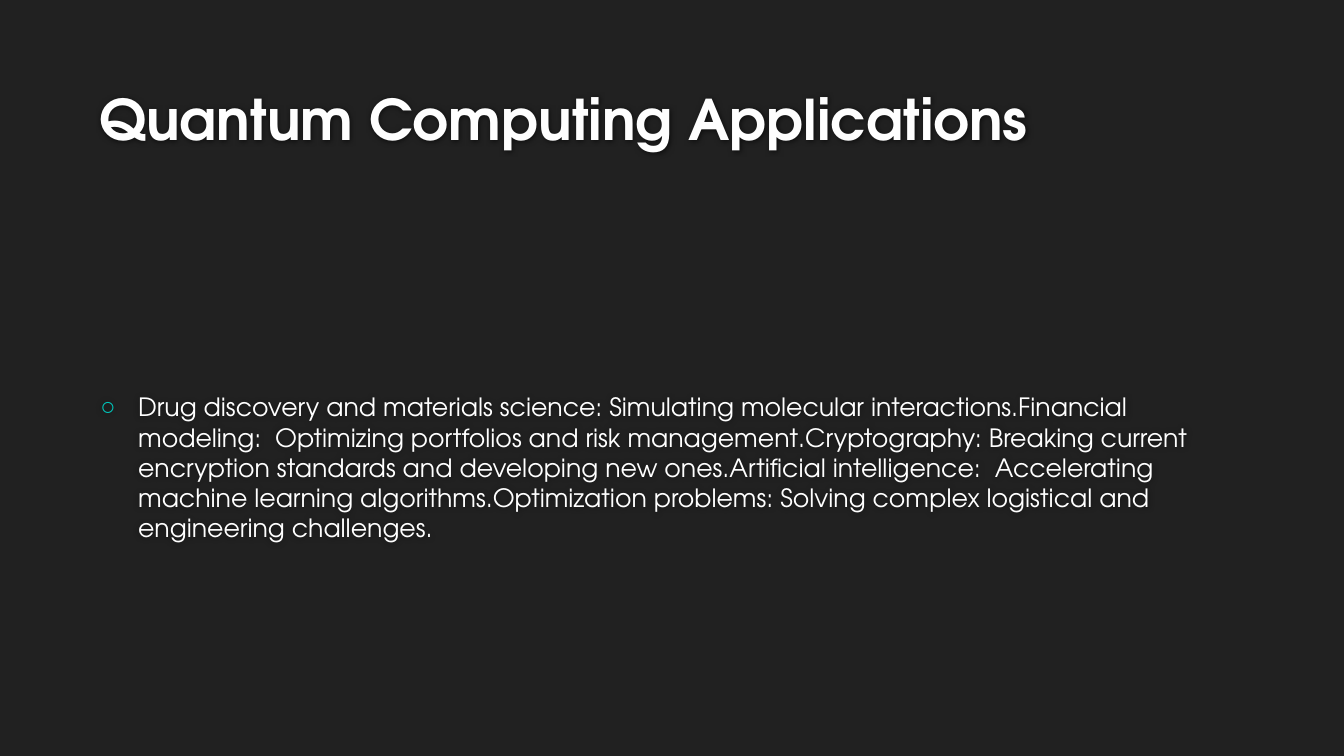
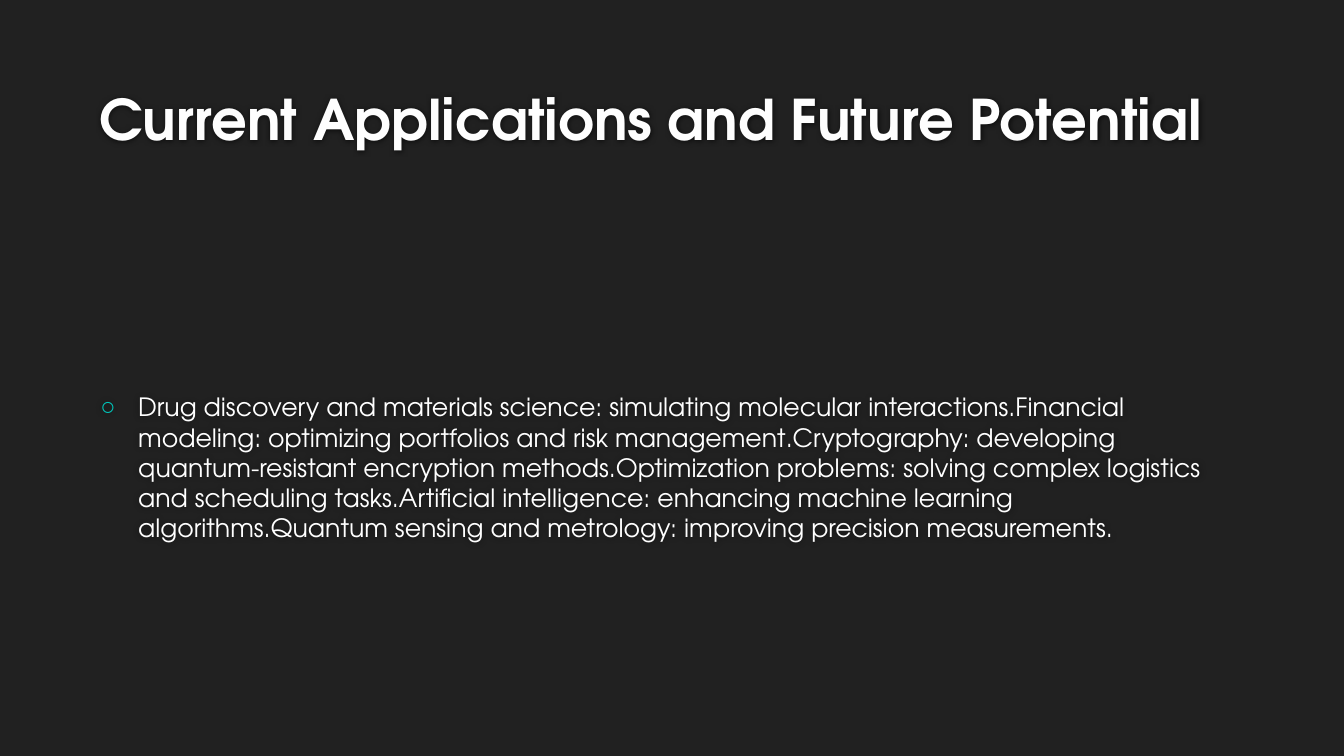
Before and after one commit to AdityaB-11/Pdf_to_presentation_GenAI, a slide deck: slide 8 of output/topic_quantum_computing_.pptx. Drawn at 1344x756 pixels with LibreOffice and Linux fonts; fonts in the diff are those of the drawing; background and template pictures are left out. Boxes give left, top, right and bottom in pixels: in the first picture for what was removed or moved away, otherwise in the second. Text is boxed around its words. In the diff, an @@ line names an element or a change of style, - is before the commit and + after.

```diff
--- a/output/topic_quantum_computing_.pptx
+++ b/output/topic_quantum_computing_.pptx
@@ title at [99,97,1201,151]: text changed @@
-Quantum Computing Applications
+Current Applications and Future Potential
@@ text at [138,397,1200,543]: text changed @@
-○ Drug discovery and materials science: Simulating molecular interactions.Financial modeling: Optimizing portfolios and risk management.Cryptography: Breaking current encryption standards and developing new ones.Artificial intelligence: Accelerating machine learning algorithms.Optimization problems: Solving complex logistical and engineering challenges.
+○ Drug discovery and materials science: simulating molecular interactions.Financial modeling: optimizing portfolios and risk management.Cryptography: developing quantum-resistant encryption methods.Optimization problems: solving complex logistics and scheduling tasks.Artificial intelligence: enhancing machine learning algorithms.Quantum sensing and metrology: improving precision measurements.
```
Also in this commit, not shown: 8 other slides changed, 2 slides removed, 5 other files.
